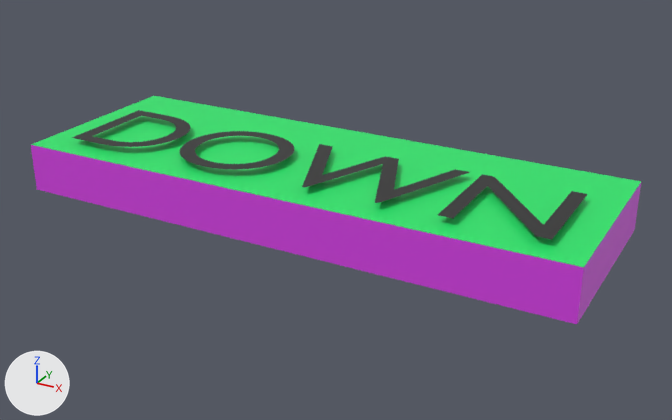
Two versions of the glTF model public/models/searchbar/down.glb, one commit apart.
Before and after are seen from a 50 mm camera at (-1.95, -3.45, 4.56) aimed at (-5.22, 2.49, 1.59). The axes (+X, +Y, +Z) are drawn at lower left. The lights are the same throughout. Where no turn or scale is listed for an object, it has been applied to the vertices.

Script lines for the objects in view, before the commit:
```python
me_cube_017 = bpy.data.meshes.new('Cube.017')
me_cube_017.from_pydata(...)  # 8 vertices, 12 faces; spans x -1.0..1.0, y -1.0..1.0, z -1.0..1.0
# faces by material slot: [4, 8]
me_cube_017.materials.append(mat_material_014)  # green #24e76c
me_cube_017.materials.append(mat_material_017)  # pink #d841e7
me_text_005 = bpy.data.meshes.new('Text.005')
me_text_005.from_pydata(...)  # 173 vertices, 169 faces; spans x 0.09..4.14, y -0.01..0.86, z 0.0
me_text_005.materials.append(mat_material_001)  # black #2d2d2d
ob_cube_005 = bpy.data.objects.new('Cube.005', me_cube_017)
ob_cube_005.location = (-5.372, 2.509, 1.763)
ob_cube_005.scale = (2.3, 0.8, 0.2)
ob_text_001 = bpy.data.objects.new('Text.001', me_text_005)
ob_text_001.location = (-7.47, 1.883, 2.02)
```
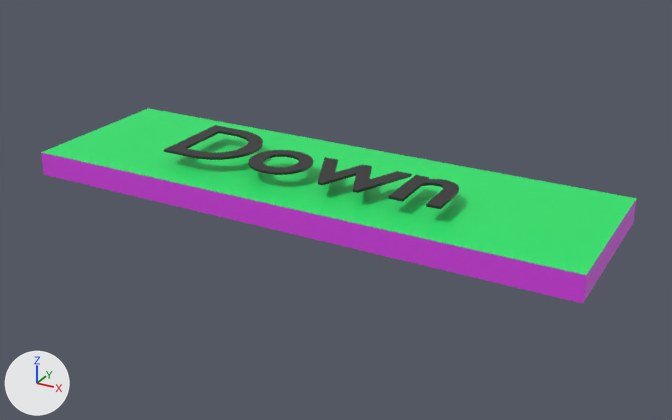
The change, as a list of edits to the scene's bpy script:
```text
Add me_text_003:
    me_text_003.from_pydata(...)  # 440 vertices, 876 faces; spans x 0.07..2.47, y -0.02..0.69, z -0.01..0.01
    me_text_003.materials.append(mat_material_001)  # black #2d2d2d
Change ob_cube_005:
    ob_cube_005.scale: (2.3, 0.8, 0.2) -> (2.3, 0.7, 0.1)
Remove ob_text_001:
    ob_text_001 = bpy.data.objects.new('Text.001', me_text_005)
    ob_text_001.location = (-7.47, 1.883, 2.02)
Add ob_text:
    ob_text = bpy.data.objects.new('Text', me_text_003)
    ob_text.location = (-6.643, 2.092, 1.983)
```

Boxes (x1, y1, x2, y2) around the edits, measured in the pictures (672 x 420 px):
'Cube.005', rescaled (14% shorter): before (31, 96, 641, 324); after (41, 108, 637, 303)
'Text.001', deleted: before (72, 110, 587, 239)
'Text', added: after (164, 125, 459, 209)
